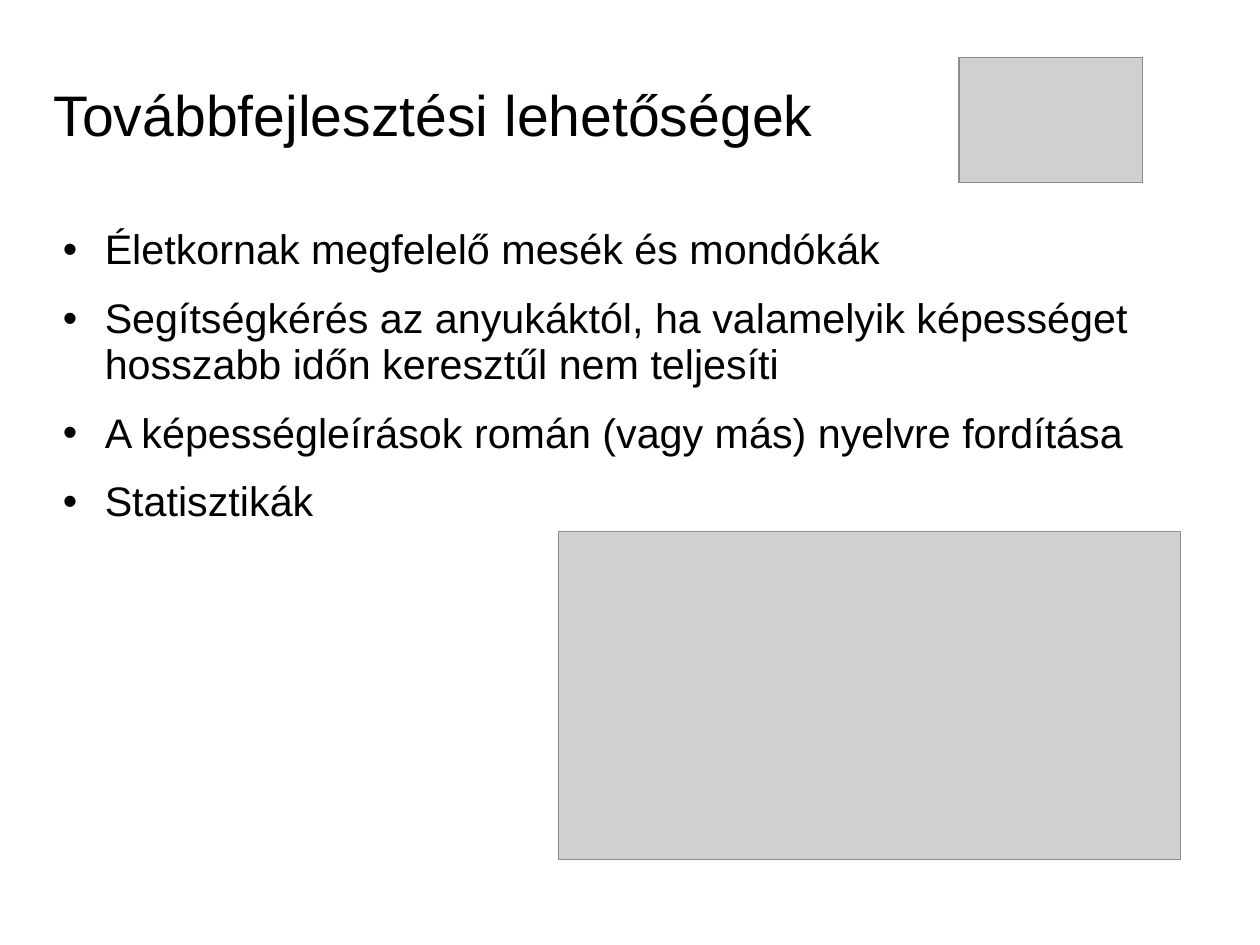
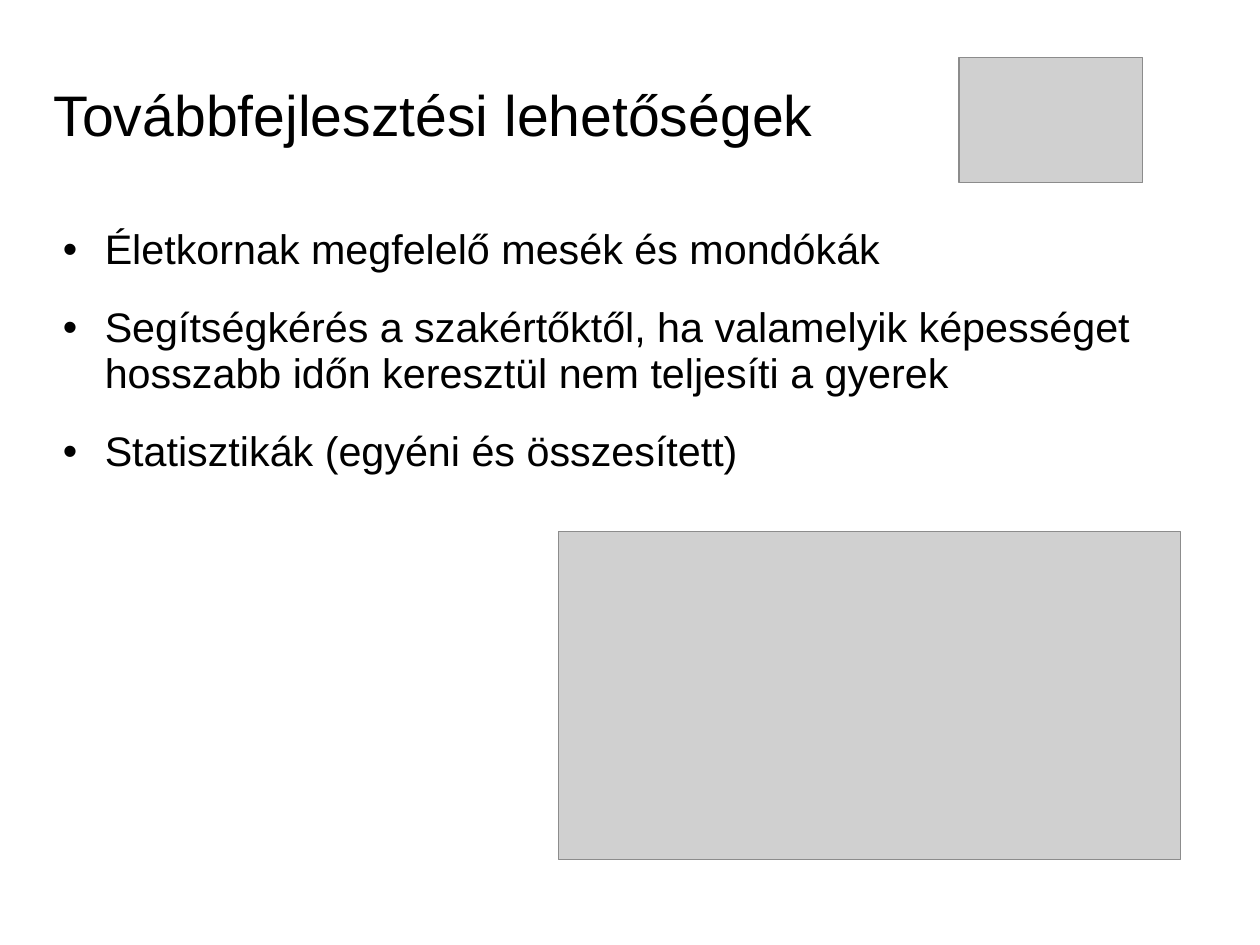
Before and after one commit to necrology27/babybook, a slide deck: slide 7 of prezentation/1. LeadingSoft_projekt.ppt. Drawn at 1260x945 pixels with LibreOffice and Linux fonts; fonts in the diff are those of the drawing; grey boxes stand for pictures; background and template pictures are left out. Boxes give left, top, right and bottom in pixels: in the first picture for what was removed or moved away, otherwise in the second. Text is boxed around its words. In the diff, an @@ line names an element or a change of style, - is before the commit and + after.

```diff
--- a/prezentation/1. LeadingSoft_projekt.ppt
+++ b/prezentation/1. LeadingSoft_projekt.ppt
@@ text at bbox=[105, 311, 1130, 474]: text changed @@
-• Segítségkérés az anyukáktól, ha valamelyik képességet hosszabb időn keresztűl nem teljesíti
-• A képességleírások román (vagy más) nyelvre fordítása
-• Statisztikák
+• Segítségkérés a szakértőktől, ha valamelyik képességet hosszabb időn keresztül nem teljesíti a gyerek
+• Statisztikák (egyéni és összesített)
```
Also in this commit, not shown: 6 other slides changed, 1 slide added, 1 slide removed, 5 other files.
